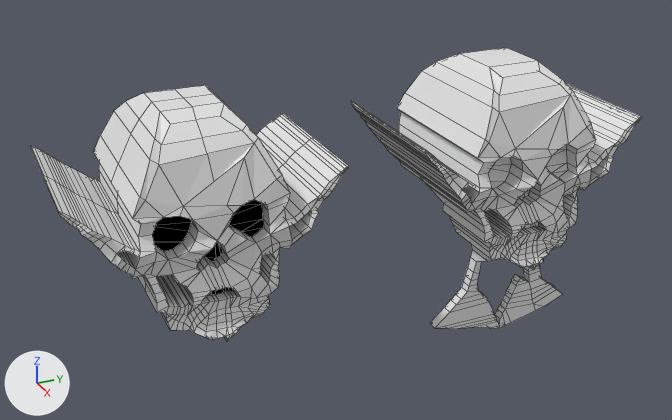
The Blender file 4 - BLE/Manimarco-LAB-4-BLE2.blend, before and after one commit.
One viewpoint serves both versions: a 50 mm lens placed at (17.48, -4.4, 16.22), pointed at (-0.23, 3.57, 7.36). Arrows for +X, +Y and +Z are at lower left; the lights stay in place. Mesh edges are drawn as thin lines.
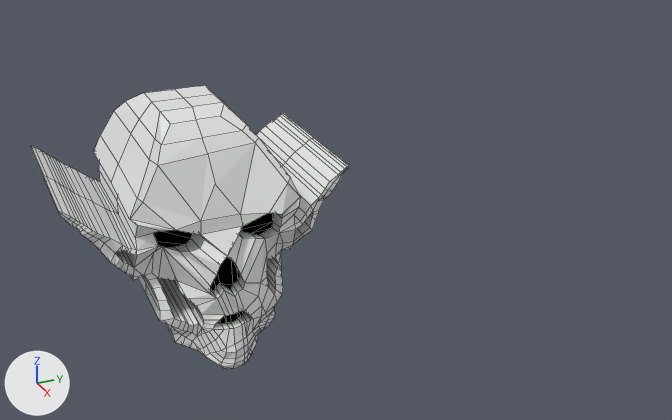
Boxes (x1, y1, x2, y2) around the edits, measured in the pictures (672 x 420 px; the box of a moved part takes in the faces that stretch with it):
'Cube', reshaped (11% taller): before (31, 85, 349, 341); after (31, 85, 349, 369)
'Cube.001', hidden: before (351, 48, 641, 329)
part 1 of me_cube, moved or reshaped: before (89, 130, 328, 341); after (89, 130, 328, 369)

The change, as a list of edits to the scene's bpy script:
```text
Change me_cube:
    used by ob_cube; location = (0.0, 0.0, 4.18)
    remove me_cube.from_pydata(...)  # 787 vertices, 856 faces, 30 loose edges; spans x -2.4..1.66, y -2.68..3.11, z 1.61..6.24
    add me_cube.from_pydata(...)  # 784 vertices, 854 faces, 30 loose edges; spans x -2.4..2.69, y -2.68..3.11, z 1.48..6.24
    me_cube part 1: 400 vertices moved from x -0.24..1.66, y -1.92..2.51, z 1.61..5.71 to x -0.23..2.69, y -1.93..2.51, z 1.48..5.71; 7 vertices removed from x 1.27..1.49, y -0.48..0.93, z 4.38..5.43; 4 vertices added at x 1.73..1.82, y -0.19..0.67, z 4.22..4.48
Change ob_cube_001:
    add ob_cube_001.hide_set(True)
```
